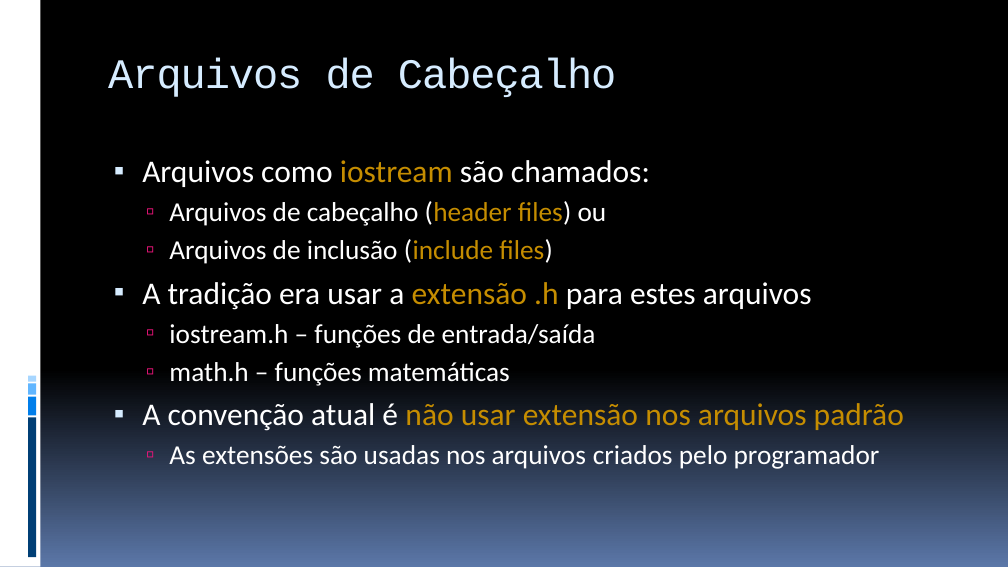
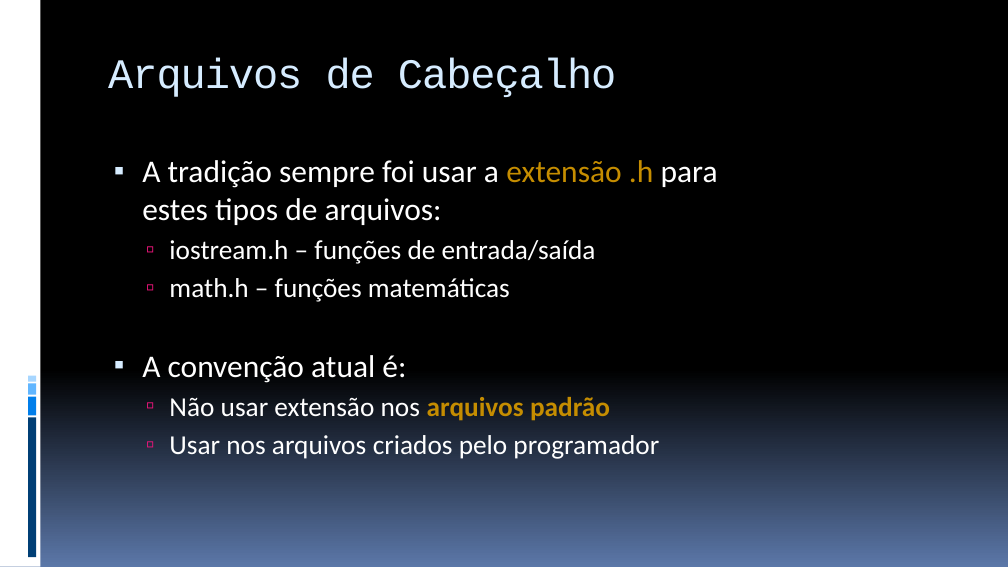
Before and after one commit to JudsonSS/ProgComp, a slide deck: slide 18 of Slides/02. Introdução ao Cpp.pptx (slide 16 before the commit). Drawn at 1008x567 pixels with LibreOffice and Linux fonts; fonts in the diff are those of the drawing. Boxes give left, top, right and bottom in pixels: in the first picture for what was removed or moved away, otherwise in the second. Text is boxed around its words. In the diff, an @@ line names an element or a change of style, - is before the commit and + after.

```diff
--- a/Slides/02. Introdução ao Cpp.pptx
+++ b/Slides/02. Introdução ao Cpp.pptx
@@ text at (142,160,718,225): text changed @@
-▪ Arquivos como iostream são chamados:
-  ▫ Arquivos de cabeçalho (header files) ou
-  ▫ Arquivos de inclusão (include files)
-▪ A tradição era usar a extensão .h para estes arquivos
+▪ A tradição sempre foi usar a extensão .h para
+  estes tipos de arquivos:
@@ text at (142,355,659,459): text changed @@
-▪ A convenção atual é não usar extensão nos arquivos padrão
-  ▫ As extensões são usadas nos arquivos criados pelo programador
+▪ A convenção atual é:
+  ▫ Não usar extensão nos arquivos padrão
+  ▫ Usar nos arquivos criados pelo programador
```
Also in this commit, not shown: 13 other slides changed, 2 slides added, 5 other files.
